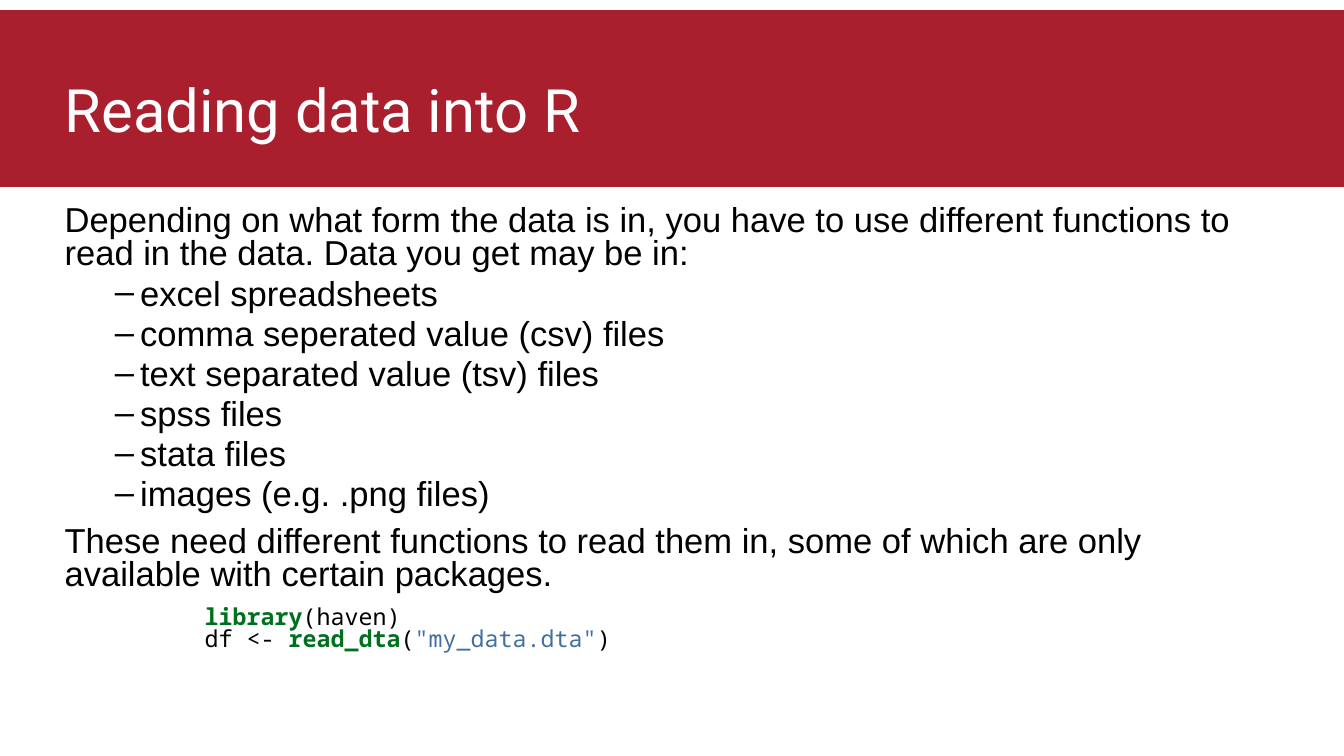
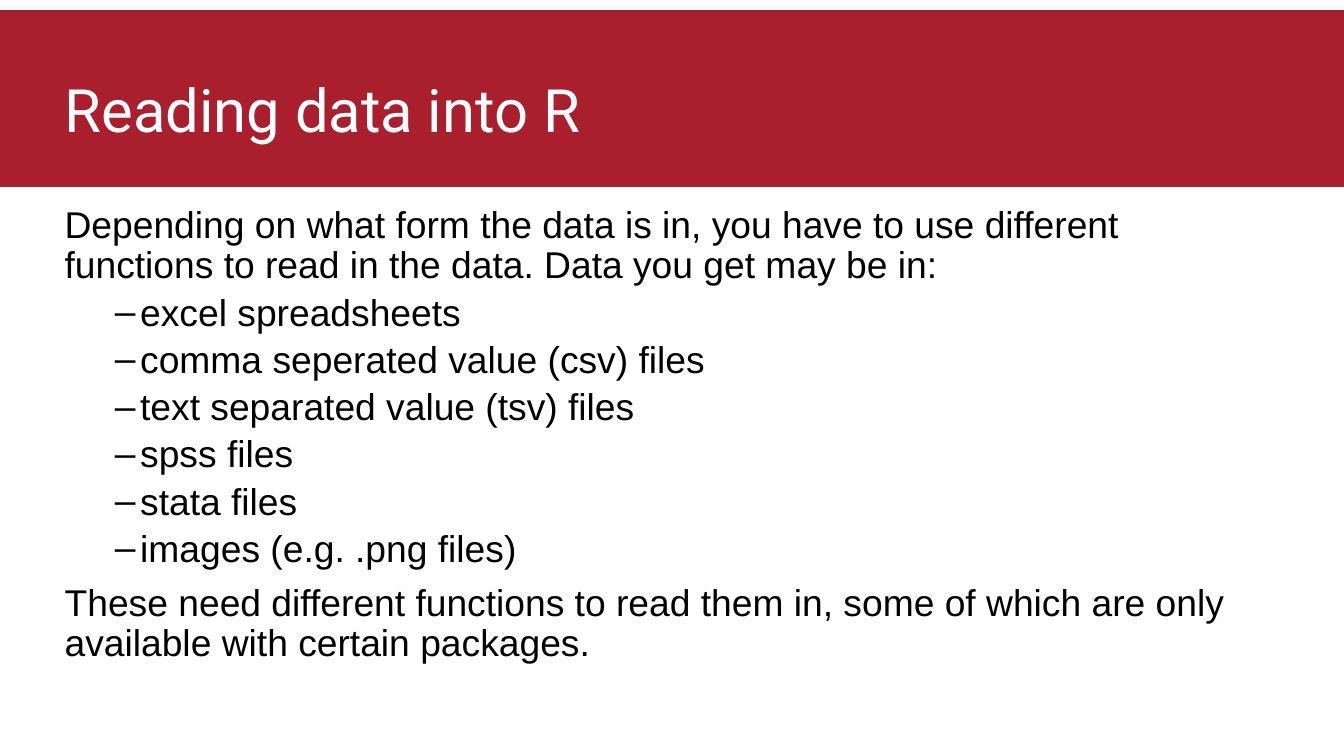
Before and after one commit to thomasbattram/how_to_write_a_script, a slide deck: slide 11 of slides/how_to_write_a_script.pptx (slide 7 before the commit). Drawn at 1344x756 pixels with LibreOffice and Linux fonts; fonts in the diff are those of the drawing; background and template pictures are left out. Boxes give left, top, right and bottom in pixels: in the first picture for what was removed or moved away, otherwise in the second. Text is boxed around its words. In the diff, an @@ line names an element or a change of style, - is before the commit and + after.

```diff
--- a/slides/how_to_write_a_script.pptx
+++ b/slides/how_to_write_a_script.pptx
@@ text "Depending on what form the ..." at <box>65,211,1224,664</box>: size 24.7 to 26.7 pt; line spacing 0.8 to 0.9 @@
@@ text at <box>205,607,611,653</box>: paragraph removed @@
-library(haven)
-df <- read_dta("my_data.dta")
```
Also in this commit, not shown: 10 other slides changed, 6 slides added, 12 other files.
